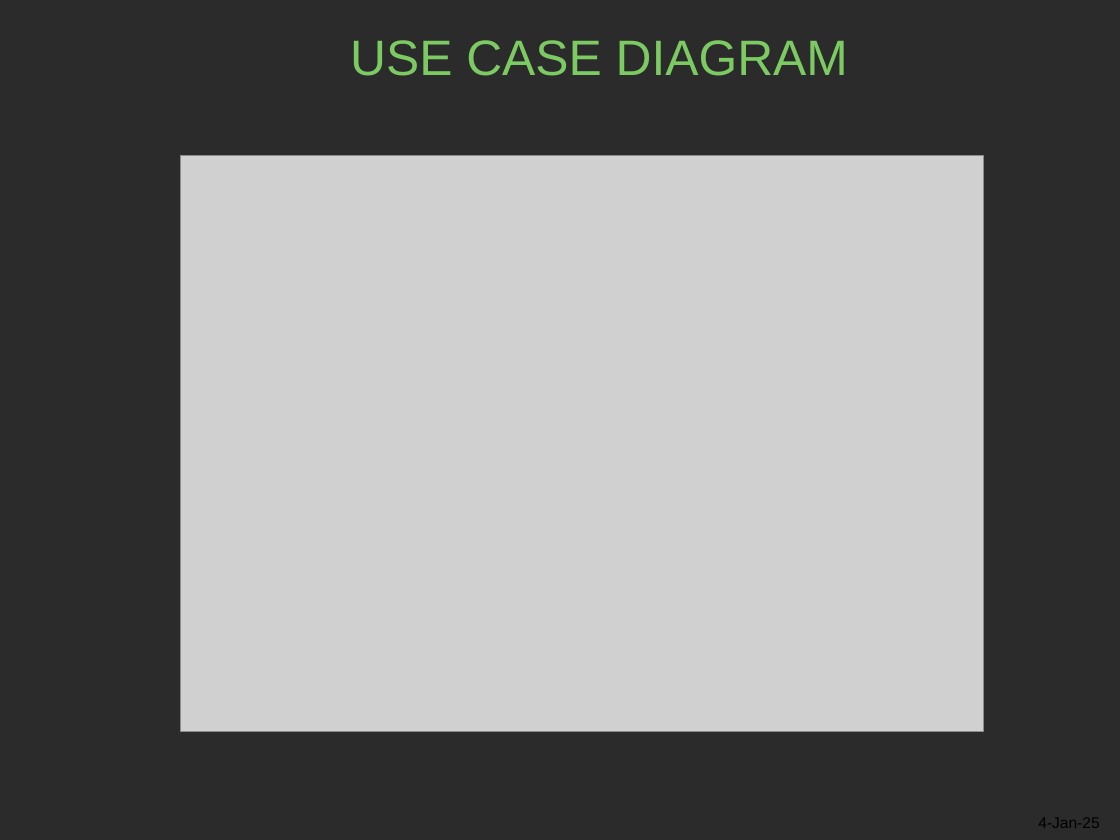
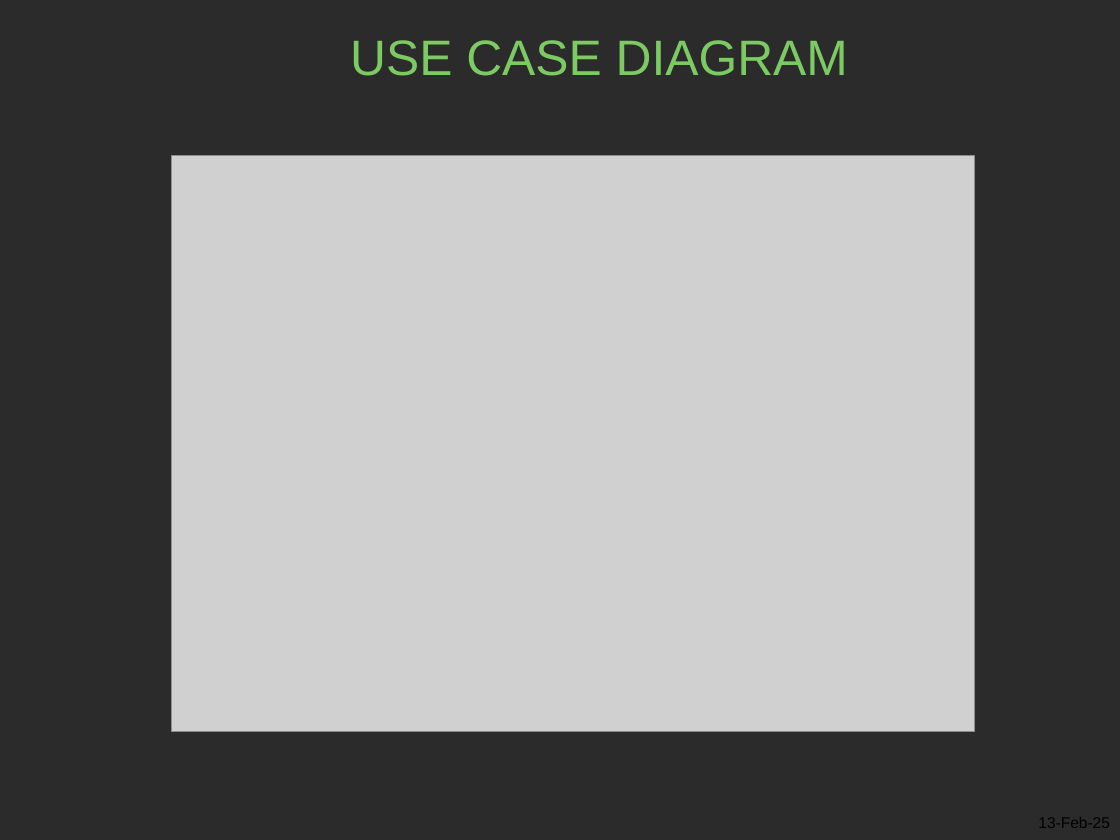
Before and after one commit to PavishK/Final_year_project_2, a slide deck: slide 7 of Project_documents/PPT/SMT_1.pptx. Drawn at 1120x840 pixels with LibreOffice and Linux fonts; fonts in the diff are those of the drawing; grey boxes stand for pictures; background and template pictures are left out; a plain dark background stands for a picture behind light text. Boxes give left, top, right and bottom in pixels: in the first picture for what was removed or moved away, otherwise in the second. Text is boxed around its words. In the diff, an @@ line names an element or a change of style, - is before the commit and + after.

```diff
--- a/Project_documents/PPT/SMT_1.pptx
+++ b/Project_documents/PPT/SMT_1.pptx
@@ picture: place and size @@
-picture at bbox=[180, 156, 983, 731]
+picture at bbox=[172, 156, 976, 731]
@@ text at bbox=[1038, 817, 1110, 828]: text changed @@
-4-Jan-25
+13-Feb-25
```
Also in this commit, not shown: 13 other slides changed, 40 other files.
